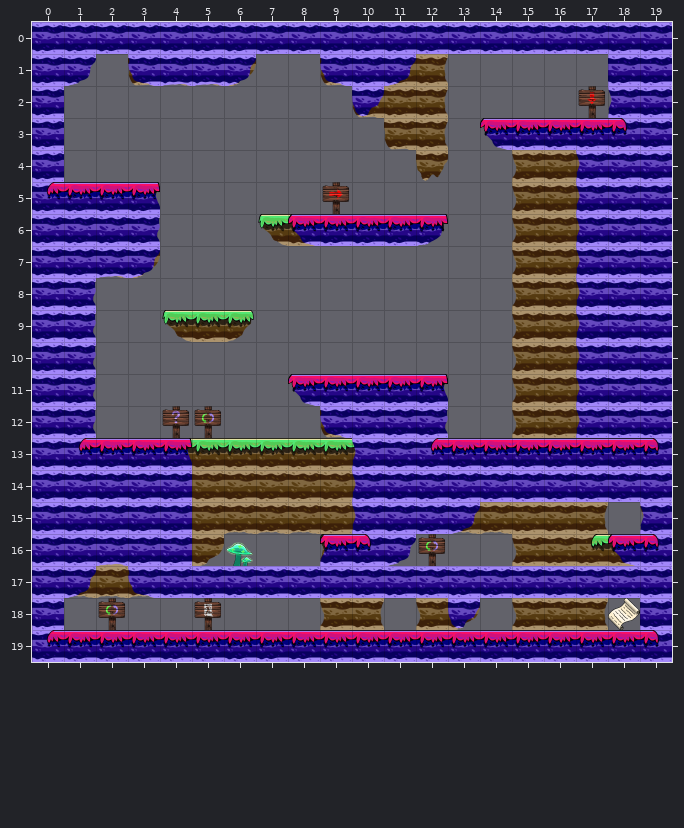
One commit to this Tiled map: assets/Level_3.tmx. Above: the version before the commit.
Cells are 128x128 px. Shown: x 0..19, y 0..19.
The result:
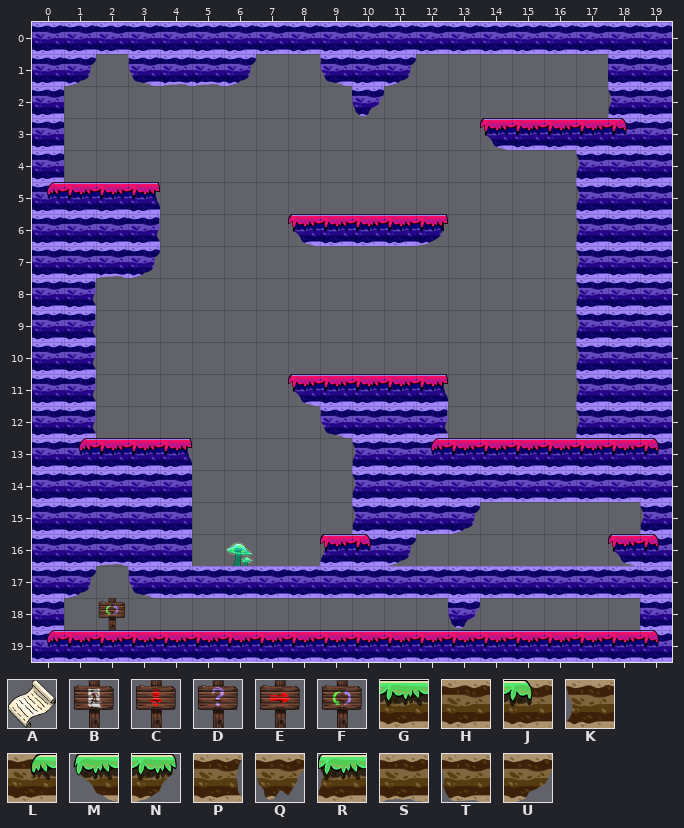
Key: from "misctileset": A 1, B 2, C 4, D 5, E 6, F 7; from "tileset_v1": G 0, H 1, J 2, K 3, L 4, M 5, N 6, P 7, Q 8, R 10, S 12, T 13, U 14.
_ is an empty cell.
From old to new:
{"where": "layer \"Tiles_level3\" (now hidden)"}
{"y":1,"x":3,"old":"T","new":"_"}
{"y":1,"x":6,"old":"U","new":"_"}
{"y":1,"x":9,"old":"T","new":"_"}
{"y":1,"x":11,"old":"HP","new":"__"}
{"y":2,"x":10,"old":"THP","new":"___"}
{"y":2,"x":17,"old":"C","new":"_"}
{"y":3,"x":11,"old":"TP","new":"__"}
{"y":4,"x":12,"old":"Q","new":"_"}
{"y":4,"x":15,"old":"KHP","new":"___"}
{"y":5,"x":9,"old":"E","new":"_"}
{"y":5,"x":15,"old":"KHP","new":"___"}
{"y":6,"x":7,"old":"MG","new":"__"}
{"y":6,"x":15,"old":"KHP","new":"___"}
{"y":7,"x":3,"old":"U","new":"_"}
{"y":7,"x":15,"old":"KHP","new":"___"}
{"y":8,"x":15,"old":"KHP","new":"___"}
{"y":9,"x":4,"old":"MGN","new":"___"}
{"y":9,"x":15,"old":"KHP","new":"___"}
{"y":10,"x":15,"old":"KHP","new":"___"}
{"y":11,"x":15,"old":"KHP","new":"___"}
{"y":12,"x":4,"old":"DF","new":"__"}
{"y":12,"x":9,"old":"T","new":"_"}
{"y":12,"x":15,"old":"KHP","new":"___"}
{"y":13,"x":4,"old":"GGGGGGJ","new":"_______"}
{"y":14,"x":5,"old":"HHHHHH","new":"______"}
{"y":15,"x":5,"old":"HSSSHH","new":"______"}
{"y":15,"x":13,"old":"SSHHP","new":"_____"}
{"y":16,"x":2,"old":"H","new":"_"}
{"y":16,"x":5,"old":"U","new":"_"}
{"y":16,"x":9,"old":"R","new":"_"}
{"y":16,"x":12,"old":"F","new":"_"}
{"y":16,"x":15,"old":"KHLG","new":"____"}
{"y":17,"x":1,"old":"SSS","new":"___"}
{"y":18,"x":5,"old":"B","new":"_"}
{"y":18,"x":9,"old":"KP","new":"__"}
{"y":18,"x":12,"old":"KU","new":"__"}
{"y":18,"x":15,"old":"KHPA","new":"____"}
